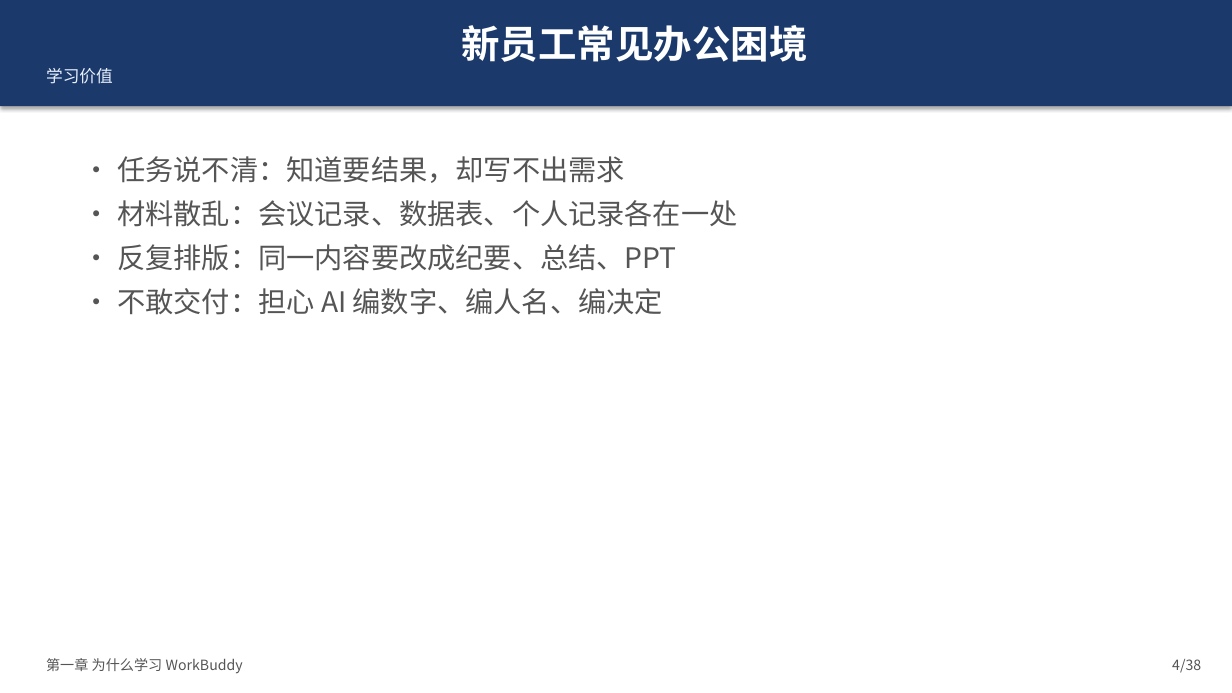
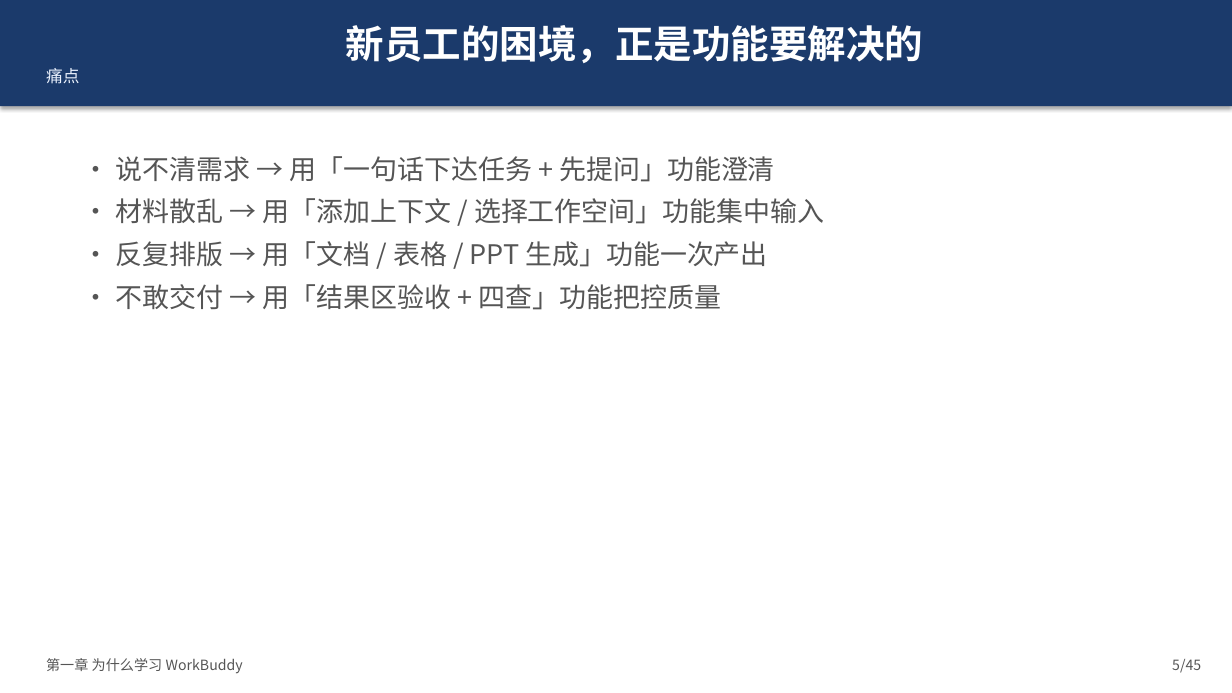
Before and after one commit to onehount/workbuddy-beginner-training, a slide deck: slide 5 of 02-slides/workbuddy-beginner-training.pptx (slide 4 before the commit). Drawn at 1232x693 pixels with LibreOffice and Linux fonts; fonts in the diff are those of the drawing. Boxes give left, top, right and bottom in pixels: in the first picture for what was removed or moved away, otherwise in the second. Text is boxed around its words. In the diff, an @@ line names an element or a change of style, - is before the commit and + after.

Commit message:
v1.1: 课程PPT重构为功能导向结构（45页）
- 先讲 WorkBuddy 各功能是什么/干什么/怎么用/在哪里
- 用青屿茶研案例演示每个功能的具体使用流程
- 新增界面三区总览示意图 + 10大功能四象限说明页
- 进阶技巧：先给方案再执行、出错五步纠正、提示词四要素、四查清单
- Demo 结果仅顺带展示
- 更新 README 议程表与 CHANGELOG

```diff
--- a/02-slides/workbuddy-beginner-training.pptx
+++ b/02-slides/workbuddy-beginner-training.pptx
@@ text in rectangle at bbox=[46, 25, 923, 84]: text changed @@
-新员工常见办公困境
-学习价值
+新员工的困境，正是功能要解决的
+痛点
@@ text at bbox=[116, 156, 824, 310]: text changed; size 22 to 21 pt @@
-• 任务说不清：知道要结果，却写不出需求
-• 材料散乱：会议记录、数据表、个人记录各在一处
-• 反复排版：同一内容要改成纪要、总结、PPT
-• 不敢交付：担心 AI 编数字、编人名、编决定
+• 说不清需求 → 用「一句话下达任务 + 先提问」功能澄清
+• 材料散乱 → 用「添加上下文 / 选择工作空间」功能集中输入
+• 反复排版 → 用「文档 / 表格 / PPT 生成」功能一次产出
+• 不敢交付 → 用「结果区验收 + 四查」功能把控质量
@@ text at bbox=[1172, 659, 1201, 673]: text changed @@
-4/38
+5/45
```
Also in this commit, not shown: 16 other slides changed, 28 slides added, 21 slides removed, 6 other files.
